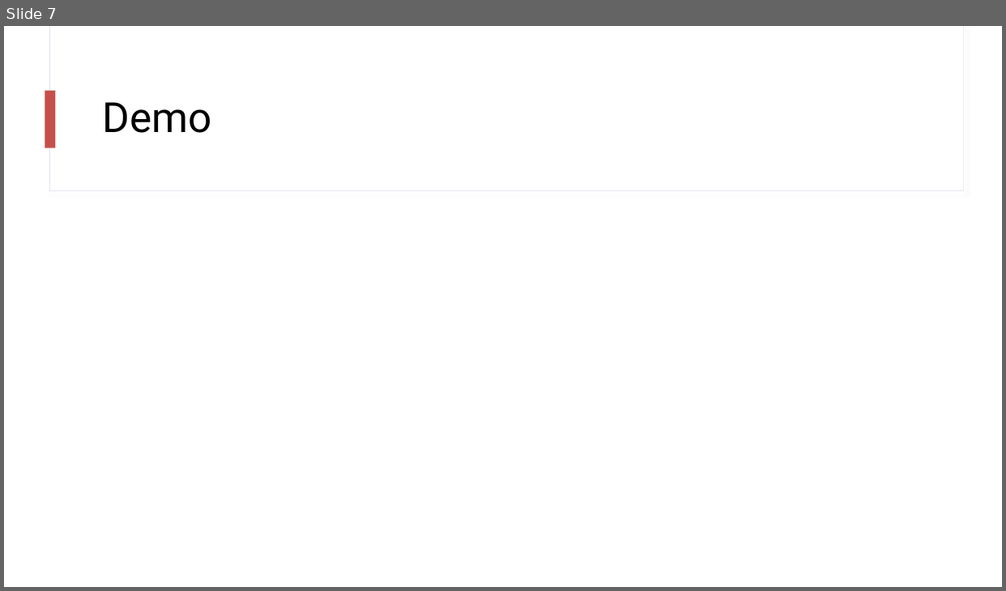
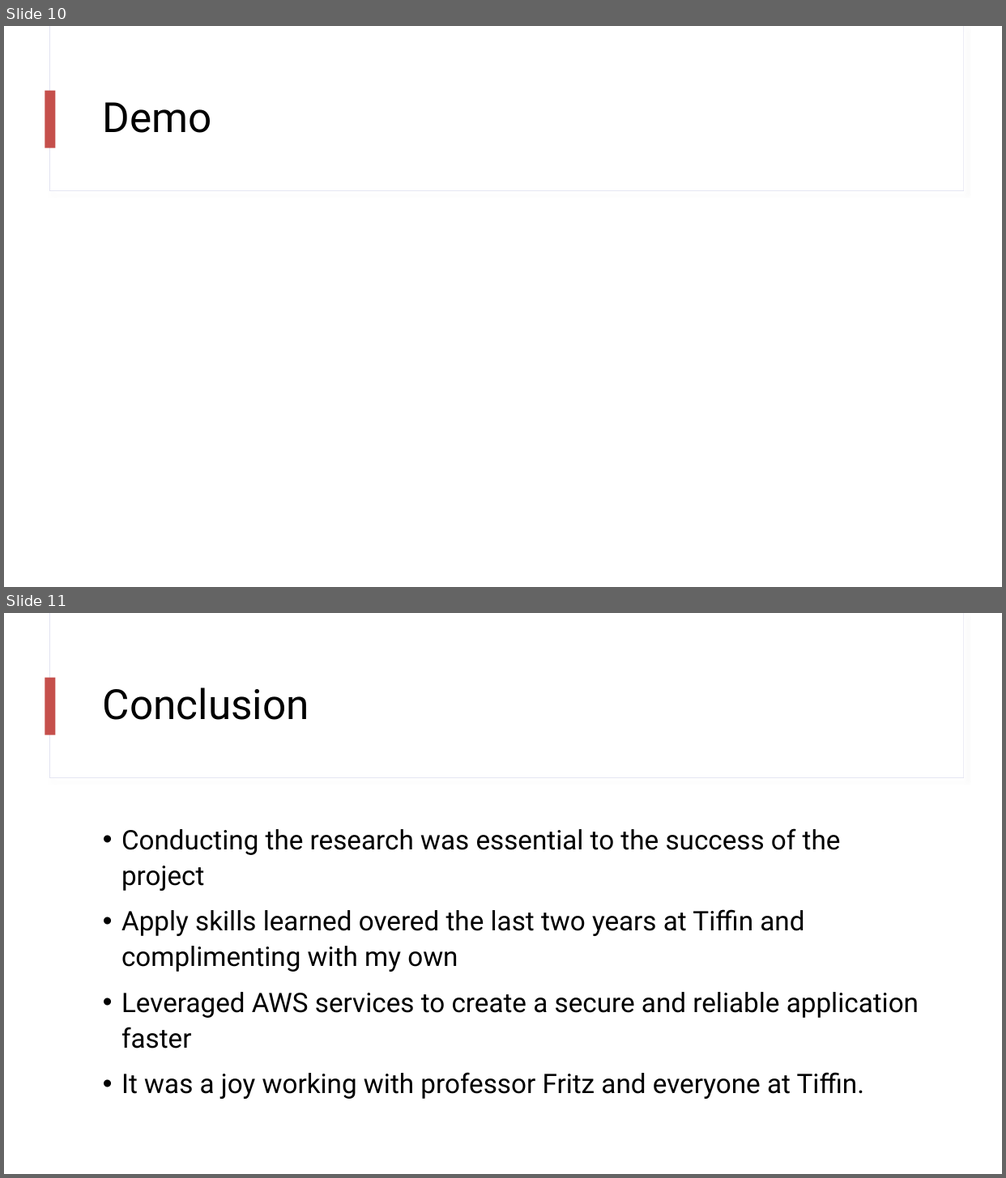
Before and after one commit to mpiantella/tiffin-capstone, a slide deck: packages/ui/public/Capstone Presentation.pptx. Shown one above the other, each under a label of ours: slide 7 before the commit, slides 10 and 11 after it. The pictures are 1006x591 and 1006x1178 pixels, drawn with LibreOffice and Linux fonts; fonts in the diff are those of the drawing. Boxes give left, top, right and bottom in pixels: in the first picture for what was removed or moved away, otherwise in the second. Text is boxed around its words. In the diff, an @@ line names an element or a change of style, - is before the commit and + after.

```diff
--- a/packages/ui/public/Capstone Presentation.pptx
+++ b/packages/ui/public/Capstone Presentation.pptx
@@ slide 11 added at [4, 613, 1002, 1174], background #FFFFFF; not listed: 3 template elements that a slide beside it also shows @@
@@ title added at [103, 688, 309, 720], 40 pt, text #000000 @@
+Conclusion
@@ text added at [121, 828, 918, 1099], 25.9 pt, text #000000 @@
+• Conducting the research was essential to the success of the project
+• Apply skills learned overed the last two years at Tiffin and complimenting with my own
+• Leveraged AWS services to create a secure and reliable application faster
+• It was a joy working with professor Fritz and everyone at Tiffin.
@@ what was slide 7 is now slide 10 @@
```
Also in this commit, not shown: 2 slides changed, 6 other slides added, 3 slides removed, 10 other files.
